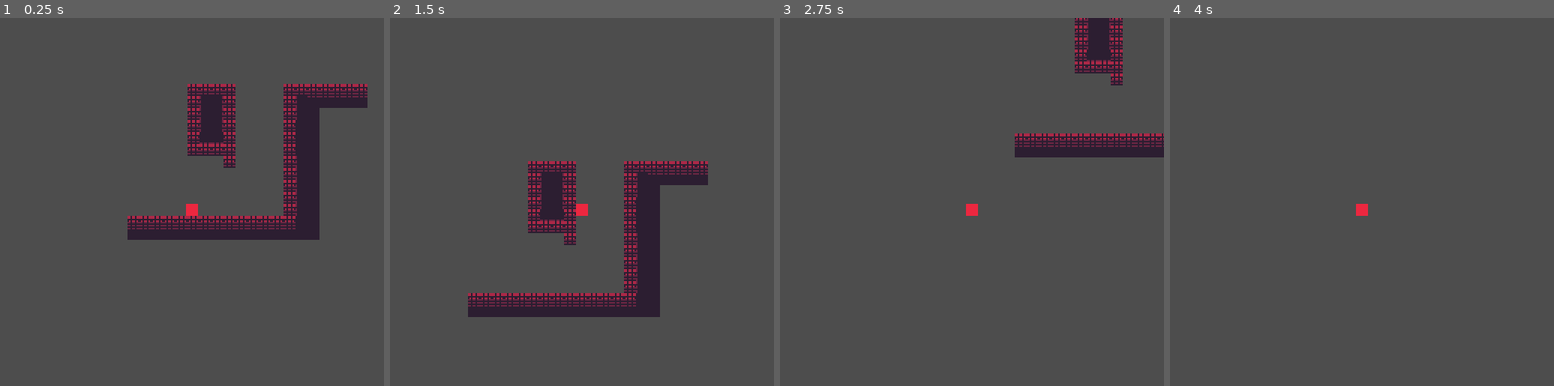
Above: before the commit, frames 1-4 (left to right).
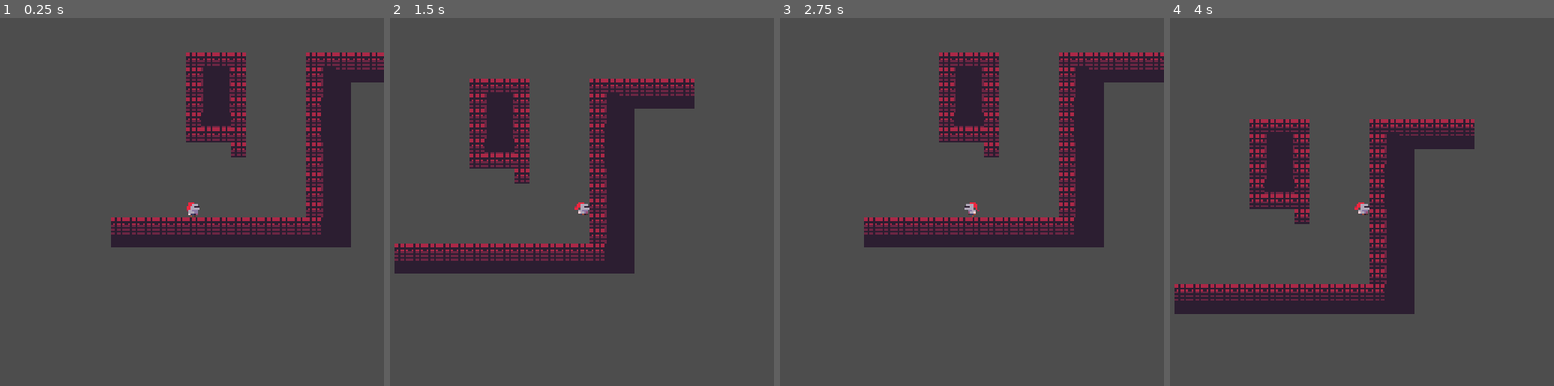
Above: after the commit, the same moments.

Repository: 8by4/solo1
Game: Godot game, scene res://Scenes/test.tscn
Same seed, same stepped clock (60 frames per second), same inputs: the game is played once before the commit and once after it. The project has no main scene, so this scene is started directly.
Inputs:
- Up to frame 1 (0.25 s): no input
- Up to frame 2 (1.5 s): hold D (right) from 0.53 s (still down); tap W (up, bound only before the commit) at 0.6, 0.77, 1.07, 1.35 s
- Up to frame 3 (2.75 s): tap W (up, bound only before the commit) at 1.52, 1.82, 2.1 s; release D (right) at 2.03 s; hold A (left) from 2.03 s (still down)
- Up to frame 4 (4 s): release A (left) at 2.78 s; hold D (right) from 2.78 s (still down); tap W (up, bound only before the commit) at 2.85, 3.02, 3.32, 3.6, 3.77 s

The runs differ from the first frame. In frame 1, 14% of the frame differs, in the area x 28-100%, y 9-63%; in frame 2, 24%, in the area x 1-83%, y 16-82%; in frame 3, 18%; in frame 4, 16%.

Commit message:
state Machine

Diff:
--- a/Scenes/player.tscn
+++ b/Scenes/player.tscn
@@ -1,34 +1,158 @@
-[gd_scene load_steps=5 format=3 uid="uid://chj8t15xvd7ix"]
+[gd_scene load_steps=16 format=3 uid="uid://chj8t15xvd7ix"]
 
-[ext_resource type="Script" path="res://Scripts/player.gd" id="1_l1tnb"]
-[ext_resource type="Texture2D" uid="uid://cb7sdinynqvbo" path="res://Sprites/playerTest.png" id="2_xgk17"]
+[ext_resource type="Script" path="res://Scripts/player/player.gd" id="1_p11l0"]
+[ext_resource type="Texture2D" uid="uid://b8h3m1wk8x368" path="res://Sprites/playerSheet.png" id="2_fu3kb"]
+[ext_resource type="Script" path="res://Scripts/state_manager.gd" id="3_yap4x"]
+[ext_resource type="Script" path="res://Scripts/player/states/Move.gd" id="4_7ta6v"]
+[ext_resource type="Script" path="res://Scripts/player/states/Idle.gd" id="4_dfwqx"]
+[ext_resource type="Script" path="res://Scripts/player/states/Jump.gd" id="6_nkk8r"]
+[ext_resource type="Script" path="res://Scripts/player/states/WallJump.gd" id="7_eacyt"]
 
 [sub_resource type="RectangleShape2D" id="RectangleShape2D_qargx"]
 size = Vector2(8, 8)
 
 [sub_resource type="GDScript" id="GDScript_7ixuh"]
 
+[sub_resource type="Animation" id="Animation_4aqjp"]
+length = 0.001
+tracks/0/type = "value"
+tracks/0/imported = false
+tracks/0/enabled = true
+tracks/0/path = NodePath("Sprite2D:frame")
+tracks/0/interp = 1
+tracks/0/loop_wrap = true
+tracks/0/keys = {
+"times": PackedFloat32Array(0),
+"transitions": PackedFloat32Array(1),
+"update": 1,
+"values": [12]
+}
+
+[sub_resource type="Animation" id="Animation_okl3n"]
+resource_name = "Move"
+length = 0.8
+loop_mode = 1
+step = 0.05
+tracks/0/type = "value"
+tracks/0/imported = false
+tracks/0/enabled = true
+tracks/0/path = NodePath("Sprite2D:frame")
+tracks/0/interp = 1
+tracks/0/loop_wrap = true
+tracks/0/keys = {
+"times": PackedFloat32Array(0, 0.1, 0.2, 0.3, 0.4, 0.5, 0.6, 0.7),
+"transitions": PackedFloat32Array(1, 1, 1, 1, 1, 1, 1, 1),
+"update": 1,
+"values": [0, 1, 2, 3, 4, 5, 6, 7]
+}
+
+[sub_resource type="Animation" id="Animation_x0dsq"]
+resource_name = "Idle"
+length = 0.6
+loop_mode = 1
+step = 0.05
+tracks/0/type = "value"
+tracks/0/imported = false
+tracks/0/enabled = true
+tracks/0/path = NodePath("Sprite2D:frame")
+tracks/0/interp = 1
+tracks/0/loop_wrap = true
+tracks/0/keys = {
+"times": PackedFloat32Array(0, 0.2, 0.4),
+"transitions": PackedFloat32Array(1, 1, 1),
+"update": 1,
+"values": [9, 10, 11]
+}
+
+[sub_resource type="Animation" id="Animation_xufbj"]
+resource_name = "Jump"
+length = 0.2
+tracks/0/type = "value"
+tracks/0/imported = false
+tracks/0/enabled = true
+tracks/0/path = NodePath("Sprite2D:frame")
+tracks/0/interp = 1
+tracks/0/loop_wrap = true
+tracks/0/keys = {
+"times": PackedFloat32Array(0, 0.1),
+"transitions": PackedFloat32Array(1, 1),
+"update": 1,
+"values": [12, 13]
+}
+
+[sub_resource type="Animation" id="Animation_whhom"]
+resource_name = "Land"
+length = 0.2
+tracks/0/type = "value"
+tracks/0/imported = false
+tracks/0/enabled = true
+tracks/0/path = NodePath("Sprite2D:frame")
+tracks/0/interp = 1
+tracks/0/loop_wrap = true
+tracks/0/keys = {
+"times": PackedFloat32Array(0, 0.1),
+"transitions": PackedFloat32Array(1, 1),
+"update": 1,
+"values": [14, 15]
+}
+
+[sub_resource type="AnimationLibrary" id="AnimationLibrary_umobi"]
+_data = {
+"Idle": SubResource("Animation_x0dsq"),
+"Jump": SubResource("Animation_xufbj"),
+"Land": SubResource("Animation_whhom"),
+"Move": SubResource("Animation_okl3n"),
+"RESET": SubResource("Animation_4aqjp")
+}
+
 [node name="Player" type="CharacterBody2D"]
-script = ExtResource("1_l1tnb")
+script = ExtResource("1_p11l0")
 
 [node name="Sprite2D" type="Sprite2D" parent="."]
-texture = ExtResource("2_xgk17")
+texture = ExtResource("2_fu3kb")
+hframes = 4
+vframes = 4
+frame = 12
 
 [node name="CollisionShape2D" type="CollisionShape2D" parent="."]
 shape = SubResource("RectangleShape2D_qargx")
 
 [node name="Camera2D" type="Camera2D" parent="."]
-zoom = Vector2(2, 2)
+zoom = Vector2(2.5, 2.5)
 
 [node name="WallJumper" type="Node2D" parent="."]
 
 [node name="RayCastLeft" type="RayCast2D" parent="WallJumper"]
-target_position = Vector2(-8, 0)
+target_position = Vector2(-6, 0)
 
 [node name="RayCastRight" type="RayCast2D" parent="WallJumper"]
-target_position = Vector2(8, 0)
+target_position = Vector2(6, 0)
 
 [node name="Timer" type="Timer" parent="WallJumper"]
 script = SubResource("GDScript_7ixuh")
 
+[node name="AnimationPlayer" type="AnimationPlayer" parent="."]
+libraries = {
+"": SubResource("AnimationLibrary_umobi")
+}
+
+[node name="StateManager" type="Node" parent="."]
+script = ExtResource("3_yap4x")
+starting_state = NodePath("Idle")
+print_states = true
+
+[node name="Idle" type="Node" parent="StateManager"]
+script = ExtResource("4_dfwqx")
+
+[node name="Move" type="Node" parent="StateManager"]
+script = ExtResource("4_7ta6v")
+
+[node name="Jump" type="Node" parent="StateManager"]
+script = ExtResource("6_nkk8r")
+
+[node name="WallJump" type="Node" parent="StateManager"]
+script = ExtResource("7_eacyt")
+
 [connection signal="timeout" from="WallJumper/Timer" to="." method="walljumpTimeout"]
+[connection signal="animation_finished" from="AnimationPlayer" to="StateManager/Idle" method="_on_animation_player_animation_finished"]
+[connection signal="animation_finished" from="AnimationPlayer" to="StateManager/Move" method="_on_animation_player_animation_finished"]
--- a/Scripts/player.gd
+++ /dev/null
@@ -1,55 +0,0 @@
-extends CharacterBody2D
-
-
-# Constants
-const SPEED = 50
-const JUMP_POWER = 225
-const GRAVITY = 11.5
-const MAX_DOWN_VEL = 500
-const WALL_JUMP_POWER = 200
-const WALLJUMP_TIME = 0.2
-
-# Movement Variables
-var justWallJumped = false
-
-# Node References
-@onready var rayCastLeftNode = $WallJumper/RayCastLeft
-@onready var rayCastRightNode = $WallJumper/RayCastRight
-@onready var timerNode = $WallJumper/Timer
-
-func _ready():
-	pass
-
-func walljumpTimeout():
-	justWallJumped = false
-
-func _process(delta):
-
-	# (Wall) Jumping
-	if Input.is_action_just_pressed("up"):
-		if is_on_floor():
-			velocity.y = -JUMP_POWER
-		else:
-			if rayCastLeftNode.is_colliding() or rayCastRightNode.is_colliding():
-				velocity.y = -JUMP_POWER * 0.8
-				justWallJumped = true
-				timerNode.start(WALLJUMP_TIME)
-
-			if rayCastLeftNode.is_colliding():
-				velocity.x = WALL_JUMP_POWER
-			if rayCastRightNode.is_colliding():
-				velocity.x = -WALL_JUMP_POWER
-
-	if not justWallJumped:
-		if Input.is_action_pressed("left"):
-			velocity.x -= SPEED
-		elif Input.is_action_pressed("right"):
-			velocity.x += SPEED
-
-		velocity.x = lerpf(velocity.x, 0.0, 0.3)
-
-	velocity.y += GRAVITY
-
-	if MAX_DOWN_VEL < velocity.y:
-		velocity.y = MAX_DOWN_VEL
-	move_and_slide()
--- /dev/null
+++ b/Scripts/player/player.gd
@@ -0,0 +1,67 @@
+extends CharacterBody2D
+
+
+# Constants
+const SPEED = 90
+const JUMP_POWER = 120
+const GRAVITY = 250
+const MAX_DOWN_VEL = 500
+const WALL_JUMP_POWER = 190
+const WALLJUMP_TIME = 0.2
+
+# Variables
+var justWallJumped = false
+var movement_input : float
+
+#States
+@onready var stateManager = $StateManager
+@onready var moveState = $StateManager/Move
+@onready var idleState = $StateManager/Idle
+@onready var jumpState = $StateManager/Jump
+@onready var wallJumpState = $StateManager/WallJump
+
+@onready var animator = $AnimationPlayer
+
+# Node References
+@onready var rayCastLeftNode = $WallJumper/RayCastLeft
+@onready var rayCastRightNode = $WallJumper/RayCastRight
+@onready var timerNode = $WallJumper/Timer
+
+func _ready():
+	#State Manager connection
+	stateManager.init(self)
+
+func walljumpTimeout():
+	justWallJumped = false
+
+func _physics_process(delta):
+	#calling SM physics update
+	stateManager.physics_update(delta)
+
+	move_and_slide()
+
+func handle_input() -> void:
+	movement_input = Input.get_action_strength("right") - Input.get_action_strength("left")
+
+	if movement_input > 0:
+		$Sprite2D.flip_h = false
+	if movement_input < 0:
+		$Sprite2D.flip_h = true
+
+func apply_movement(delta):
+	if is_on_floor():
+		velocity.x = movement_input * SPEED
+	else:
+		velocity.x = lerp(velocity.x, movement_input * SPEED, 5 * delta)
+
+func apply_gravity(delta):
+	if !is_on_floor():
+		if velocity.y > 0:
+			velocity.y += GRAVITY * 1.5 * delta
+		else:
+			velocity.y += GRAVITY * delta
+	else:
+		velocity.y = 1
+
+	if MAX_DOWN_VEL < velocity.y:
+		velocity.y = MAX_DOWN_VEL
--- /dev/null
+++ b/Scripts/player/states/Idle.gd
@@ -0,0 +1,28 @@
+extends State
+
+func enter():
+	if entity.stateManager.previous_state == entity.jumpState:
+		entity.animator.play("Land")
+	else:
+		super.enter()
+
+func physics_update(delta):
+	super.physics_update(delta)
+	entity.handle_input()
+	entity.apply_movement(delta)
+	entity.apply_gravity(delta)
+
+	if entity.movement_input != 0:
+		return entity.moveState
+
+	if Input.is_action_just_pressed("jump"):
+		return entity.jumpState
+
+func exit():
+	super.exit()
+
+
+func _on_animation_player_animation_finished(anim_name):
+	if entity.stateManager.current_state == entity.idleState:
+		if anim_name == "Land":
+			entity.animator.play("Idle")
--- /dev/null
+++ b/Scripts/player/states/Jump.gd
@@ -0,0 +1,29 @@
+extends State
+
+
+# Called when the node enters the scene tree for the first time.
+func enter():
+	super.enter()
+	entity.velocity.y = -entity.JUMP_POWER
+
+
+# Called every frame. 'delta' is the elapsed time since the previous frame.
+func physics_update(delta):
+	super.physics_update(delta)
+
+	entity.handle_input()
+	entity.apply_movement(delta)
+	entity.apply_gravity(delta)
+
+	if entity.is_on_floor() and entity.movement_input != 0:
+		return entity.moveState
+
+	if entity.is_on_floor() and entity.movement_input == 0:
+		return entity.idleState
+
+	if entity.rayCastLeftNode.is_colliding() or entity.rayCastRightNode.is_colliding():
+		if Input.is_action_just_pressed("jump"):
+			return entity.wallJumpState
+
+func exit():
+	super.exit()
--- /dev/null
+++ b/Scripts/player/states/Move.gd
@@ -0,0 +1,31 @@
+extends State
+
+
+func enter():
+	if entity.stateManager.previous_state == entity.jumpState:
+		entity.animator.play("Land")
+	else:
+		super.enter()
+
+func physics_update(delta):
+	super.physics_update(delta)
+
+	entity.handle_input()
+	entity.apply_movement(delta)
+	entity.apply_gravity(delta)
+
+	if entity.movement_input == 0:
+		return entity.idleState
+
+	if Input.is_action_just_pressed("jump"):
+		return entity.jumpState
+
+
+func exit():
+	super.exit()
+
+
+func _on_animation_player_animation_finished(anim_name):
+	if entity.stateManager.current_state == entity.moveState:
+		if anim_name == "Land":
+			entity.animator.play("Move")
--- /dev/null
+++ b/Scripts/player/states/WallJump.gd
@@ -0,0 +1,35 @@
+extends State
+
+func enter():
+	super.enter()
+
+	entity.justWallJumped = true
+	entity.timerNode.start(entity.WALLJUMP_TIME)
+
+	if entity.rayCastLeftNode.is_colliding():
+		entity.velocity.x = entity.WALL_JUMP_POWER
+	if entity.rayCastRightNode.is_colliding():
+		entity.velocity.x = -entity.WALL_JUMP_POWER
+
+	entity.velocity.y = -entity.JUMP_POWER * 0.8
+
+func physics_update(delta):
+	super.physics_update(delta)
+
+	entity.apply_movement(delta)
+	entity.apply_gravity(delta)
+	if entity.justWallJumped == false:
+		entity.handle_input()
+
+	if entity.is_on_floor() and entity.movement_input != 0:
+		return entity.moveState
+
+	if entity.is_on_floor() and entity.movement_input == 0:
+		return entity.idleState
+
+	if entity.rayCastLeftNode.is_colliding() or entity.rayCastRightNode.is_colliding():
+		if Input.is_action_just_pressed("jump"):
+			return entity.wallJumpState
+
+func exit():
+	super.exit()
--- /dev/null
+++ b/Scripts/state.gd
@@ -0,0 +1,18 @@
+extends Node
+class_name State
+
+var entity : CharacterBody2D
+
+func enter():
+	if entity.stateManager.print_states == true:
+		print(entity.name, ": ", entity.stateManager.current_state.name)
+	entity.animator.play(entity.stateManager.current_state.name)
+
+func update(delta):
+	return null
+
+func physics_update(delta):
+	pass
+
+func exit():
+	pass
--- /dev/null
+++ b/Scripts/state_manager.gd
@@ -0,0 +1,36 @@
+extends Node
+class_name StateManager
+
+@export var starting_state : NodePath
+@export var print_states := false
+var previous_state : State
+
+var current_state : State
+
+func change_state(new_state : State):
+	if current_state:
+		previous_state = current_state
+		current_state.exit()
+
+	if current_state:
+		current_state = null
+
+	current_state = new_state
+	current_state.enter()
+
+func init(entity : CharacterBody2D):
+	for child in get_children():
+		child.entity = entity
+
+	change_state(get_node(starting_state))
+
+func physics_update(delta):
+	var new_state = current_state.physics_update(delta)
+	if new_state:
+		change_state(new_state)
+#
+func input(event : InputEvent):
+	if current_state is State:
+		var new_state = current_state.input(event)
+		if new_state:
+			change_state(new_state)
--- a/project.godot
+++ b/project.godot
@@ -18,7 +18,6 @@
 
 window/size/viewport_width=512
 window/size/viewport_height=512
-window/size/mode=2
 window/stretch/mode="viewport"
 
 [editor_plugins]
@@ -27,7 +26,7 @@
 
 [input]
 
-up={
+jump={
 "deadzone": 0.5,
 "events": [Object(InputEventKey,"resource_local_to_scene":false,"resource_name":"","device":-1,"window_id":0,"alt_pressed":false,"shift_pressed":false,"ctrl_pressed":false,"meta_pressed":false,"pressed":false,"keycode":0,"physical_keycode":87,"key_label":0,"unicode":119,"echo":false,"script":null)
 ]
Not shown: 1 places in Scenes/test.tscn that only renumber resources
Binary file added: Sprites/playerSheet.png
Not shown, added: Sprites/playerSheet.png.import
Binary file changed: Sprites/playerTest.png
